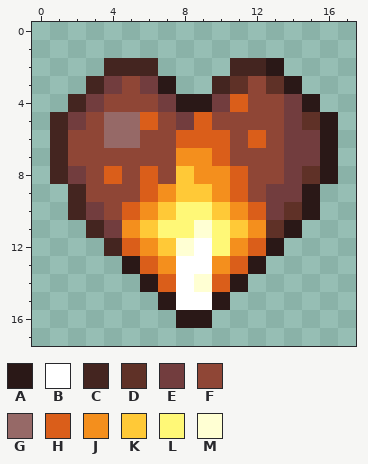
File history of a pixel-art sprite, src/main/resources/assets/thermia/textures/mob_effect/hyperthermia.png. Above: the version before the commit.
The file is 18x18 pixels. Colours within 5 levels of each other are drawn and written as one.
Palette (. is transparent): A #2a1817  B #ffffff  C #442520  D #5f3127  E #723d3e  F #8f4636  G #966967  H #da5e1a  J #f48f1d  K #ffc937  L #fff877  M #ffffd3
Pixels before, first column x 1:
 2 ...CCC....CCA...
 3 ..CEFEA..CDFDA..
 4 .CEFFFEAAEHFFEA.
 5 CEFGGHFEHFFFFEDA
 6 CFFGGFFHHHFHFEEA
 7 CFFFFFFJJHFFFEEA
 8 CEFHFHFKJJHFFEDA
 9 .CFFFHJKKJHFEEA.
10 .CEFHJKLLKJHEDA.
11 ..CEJKLLMLKJDA..
12 ...CHJKMBLJHA...
13 ....AHJBBJHA....
14 .....AHBMHA.....
15 ......ABBA......
16 .......AA.......
The same view after the edit:
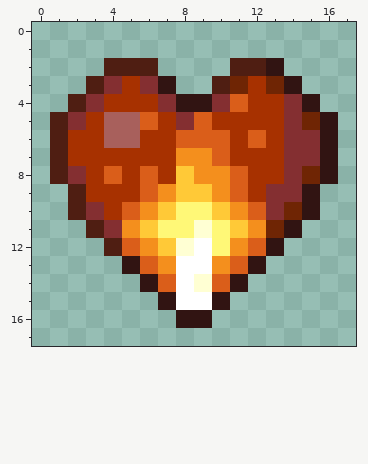
The commit says: Implement Hypothermia and Hyperthermia effects
Changes in this commit:
Colour A changes from #2a1817 to #311412.
Colour C changes from #442520 to #4f1e12.
Colour D changes from #5f3127 to #6f2504.
Colour E changes from #723d3e to #842f31.
Colour F changes from #8f4636 to #a73100.
Colour G changes from #966967 to #a8605c.
Where, in picture pixels (left, top, right, bottom), the same in both pictures:
changed: (50, 58, 338, 328)
